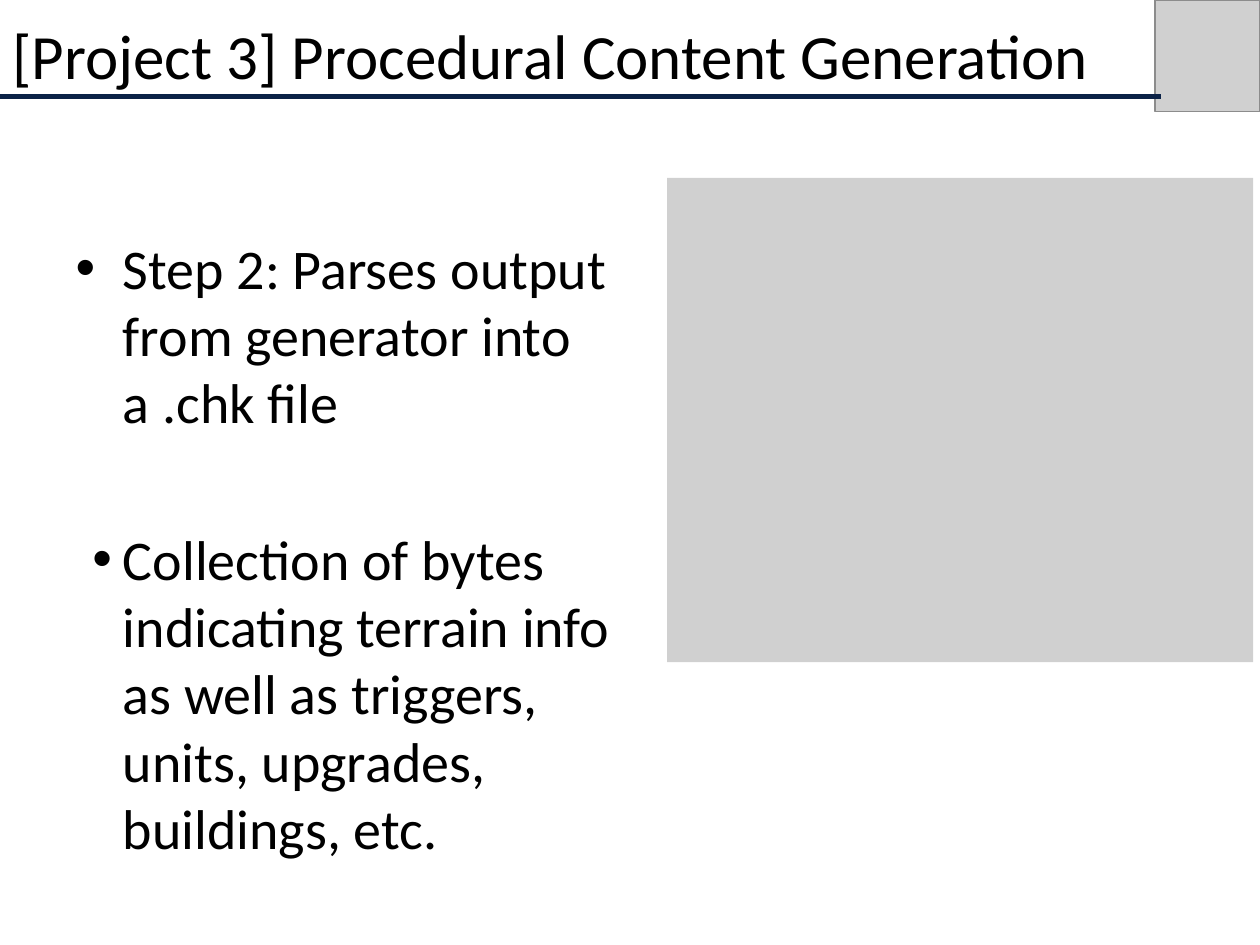
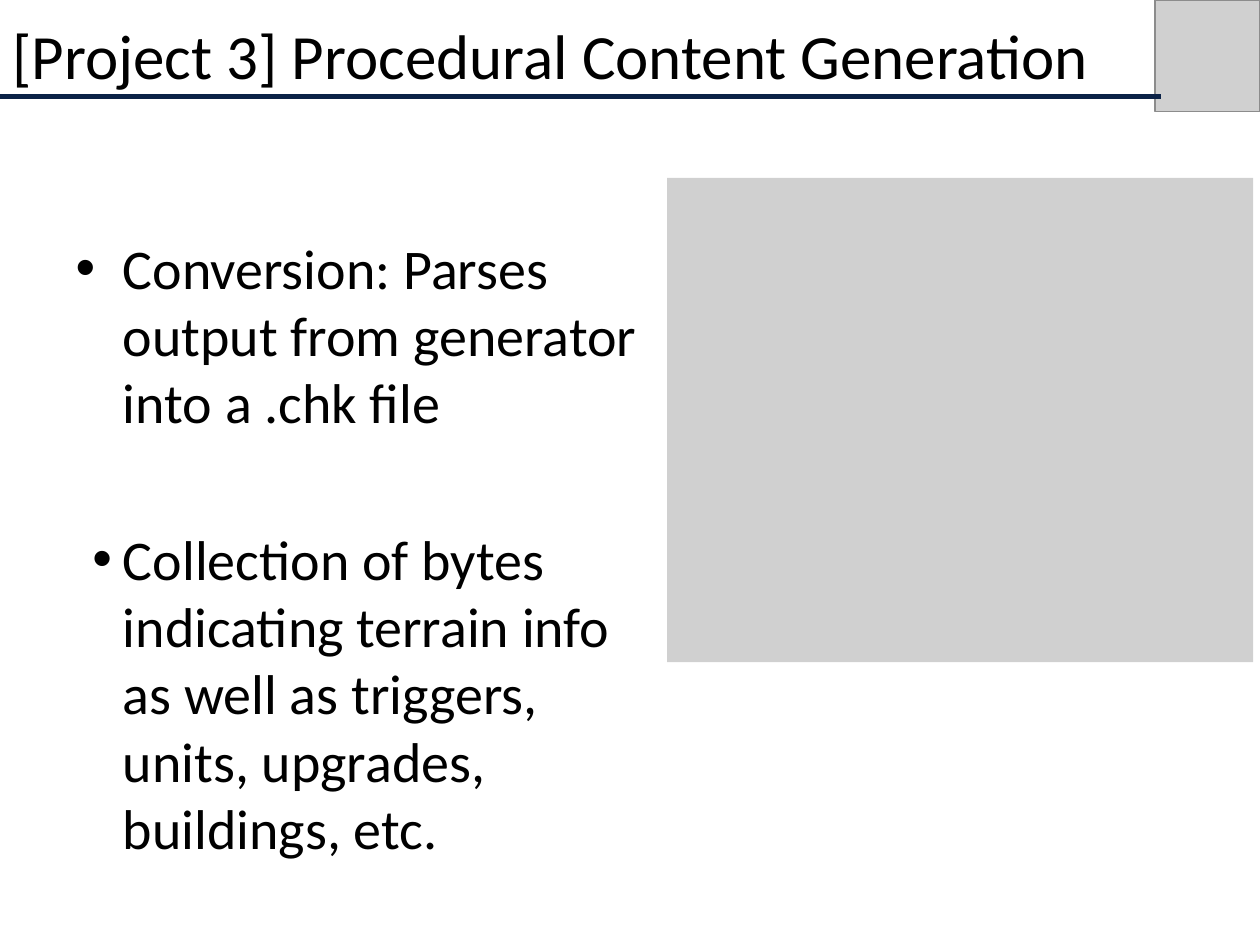
Before and after one commit to albertouri/psmage, a slide deck: slide 36 of docs/CS680Presentation.pptx. Drawn at 1260x945 pixels with LibreOffice and Linux fonts; fonts in the diff are those of the drawing; grey boxes stand for pictures. Boxes give left, top, right and bottom in pixels: in the first picture for what was removed or moved away, otherwise in the second. Text is boxed around its words. In the diff, an @@ line names an element or a change of style, - is before the commit and + after.

```diff
--- a/docs/CS680Presentation.pptx
+++ b/docs/CS680Presentation.pptx
@@ text at [123,250,636,424]: text changed @@
-• Step 2: Parses output from generator into a .chk file
+• Conversion: Parses output from generator into a .chk file
```
Also in this commit, not shown: 1 other slide changed, 1 other file.
